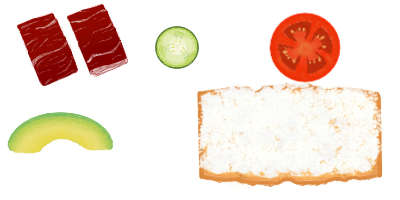
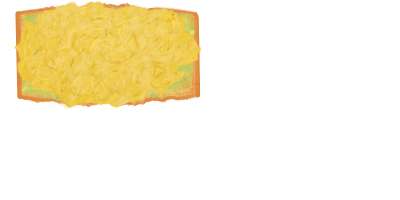
The second 400x200 image is a revision of the first. Changes to its layers:
hid "Pepino", painted on it over box(64, 0, 256, 128)
hid "Queso cottage", painted on it over box(6, 0, 386, 190)
added layer "Huevos revueltos" above "Aguacate" over box(6, 0, 384, 190)
hid "Aguacate", painted on it over box(6, 17, 386, 190)
hid "Jamon 2" over box(6, 0, 374, 190)
hid "Jamon" over box(24, 0, 216, 133)
hid "Tomate" over box(222, 12, 386, 140)
added layer "Aguacate restregado" above "Pan" over box(6, 0, 320, 190)
painted on "Pan" over box(6, 0, 386, 190)
painted on "Fondo" over box(6, 0, 386, 190)
